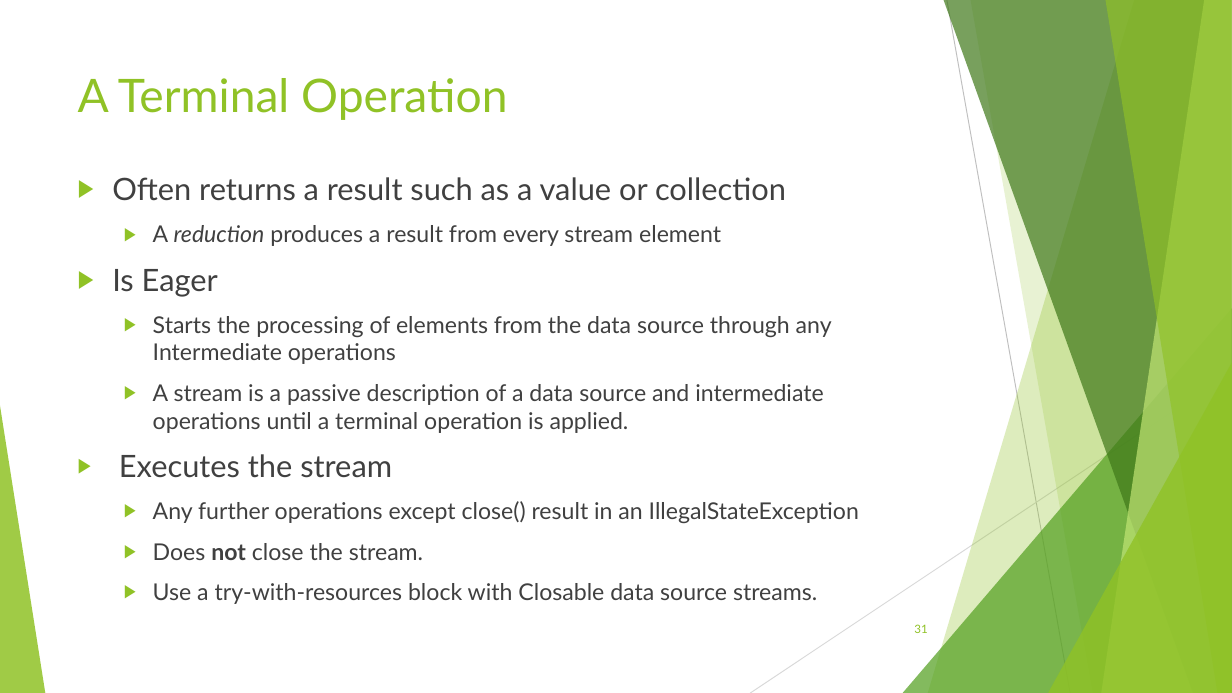
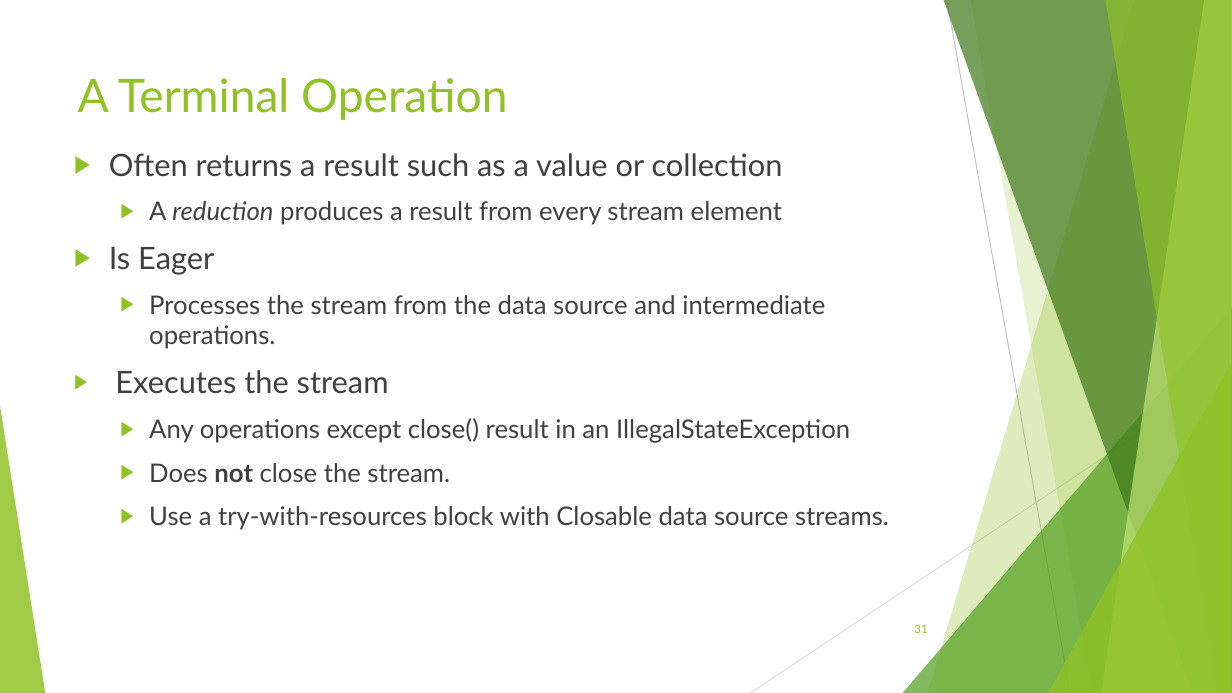
Before and after one commit to RichardRoda/2017-CodePaLOUsa-Lambda, a slide deck: slide 31 of Learning to Love the Lambda in the Stream.pptx. Drawn at 1232x693 pixels with LibreOffice and Linux fonts; fonts in the diff are those of the drawing. Boxes give left, top, right and bottom in pixels: in the first picture for what was removed or moved away, otherwise in the second. Text is boxed around its words. In the diff, an @@ line names an element or a change of style, - is before the commit and + after.

```diff
--- a/Learning to Love the Lambda in the Stream.pptx
+++ b/Learning to Love the Lambda in the Stream.pptx
@@ text "Often returns a result such ..." moved from (x1=112, y1=177, x2=859, y2=604) to (x1=109, y1=153, x2=889, y2=530) @@
@@ text at (x1=149, y1=201, x2=889, y2=530): size 18 to 20 pt in "A reduction produces a result from every ...", "Does not close the stream.", "Use a try-with-resources block with Closable data ..." @@
@@ text at (x1=149, y1=295, x2=825, y2=349): text changed; size 18 to 20 pt @@
-  ▶ Starts the processing of elements from the data source through any Intermediate operations
-  ▶ A stream is a passive description of a data source and intermediate operations until a terminal operation is applied.
+  ▶ Processes the stream from the data source and intermediate operations.
@@ text at (x1=149, y1=418, x2=850, y2=443): text changed; size 18 to 20 pt @@
-  ▶ Any further operations except close() result in an IllegalStateException
+  ▶ Any operations except close() result in an IllegalStateException
```
Also in this commit, not shown: 4 other slides changed.
